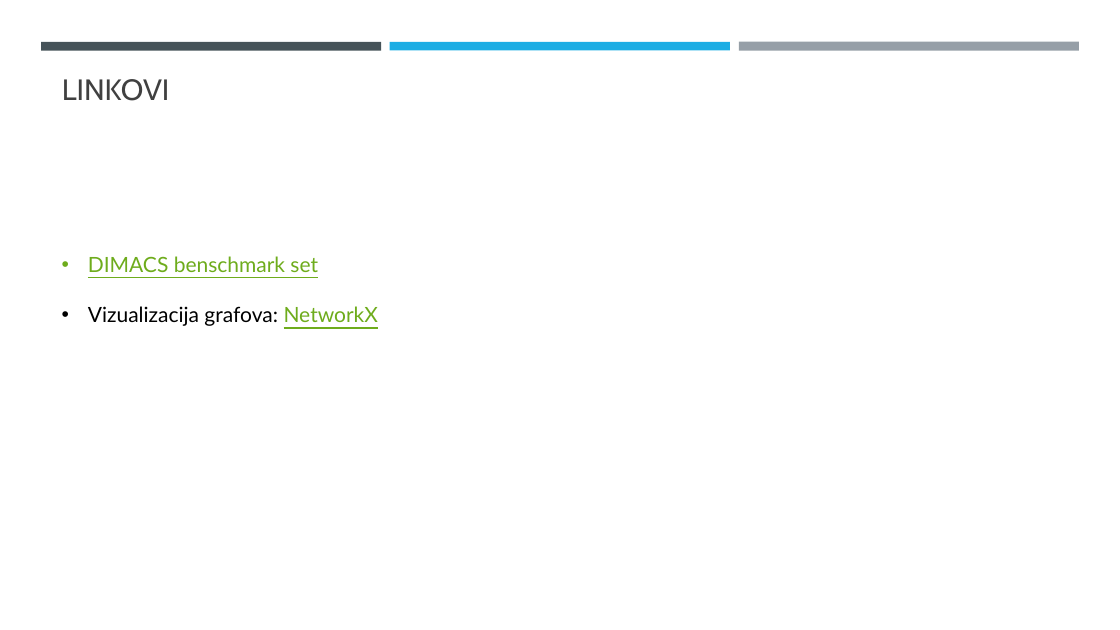
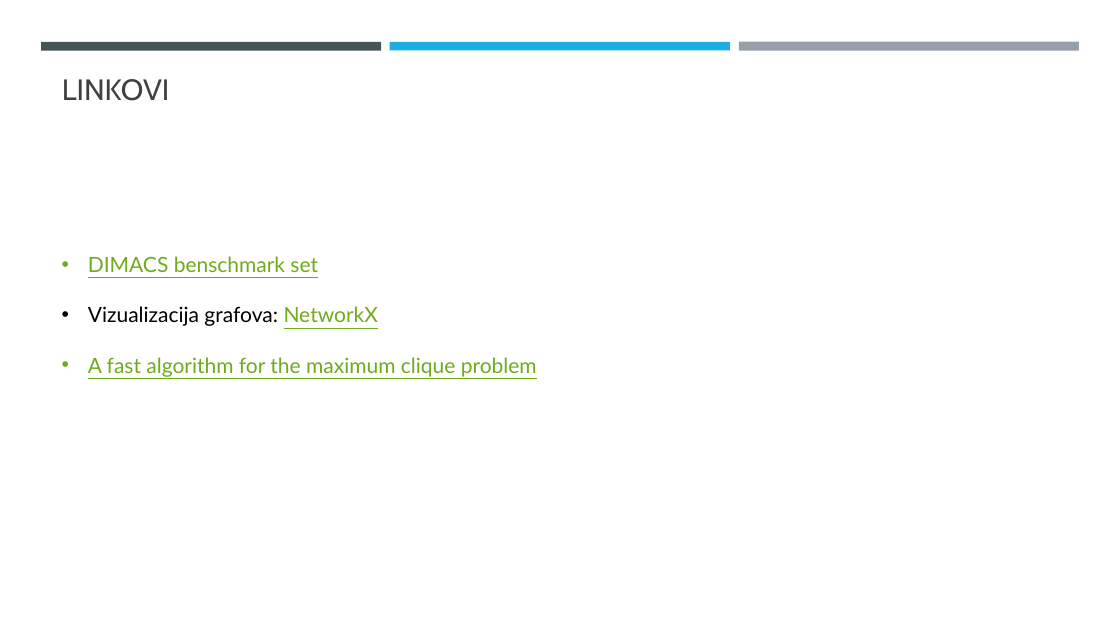
Before and after one commit to rogue97/clique, a slide deck: slide 11 of [RI] Maximum clique - 107_2015 197_2016.pptx. Drawn at 1120x630 pixels with LibreOffice and Linux fonts; fonts in the diff are those of the drawing. Boxes give left, top, right and bottom in pixels: in the first picture for what was removed or moved away, otherwise in the second. Text is boxed around its words. In the diff, an @@ line names an element or a change of style, - is before the commit and + after.

```diff
--- a/[RI] Maximum clique - 107_2015 197_2016.pptx
+++ b/[RI] Maximum clique - 107_2015 197_2016.pptx
@@ text at [88,357,537,377]: paragraph added @@
+• A fast algorithm for the maximum clique problem
```
Also in this commit, not shown: 1 other file.
